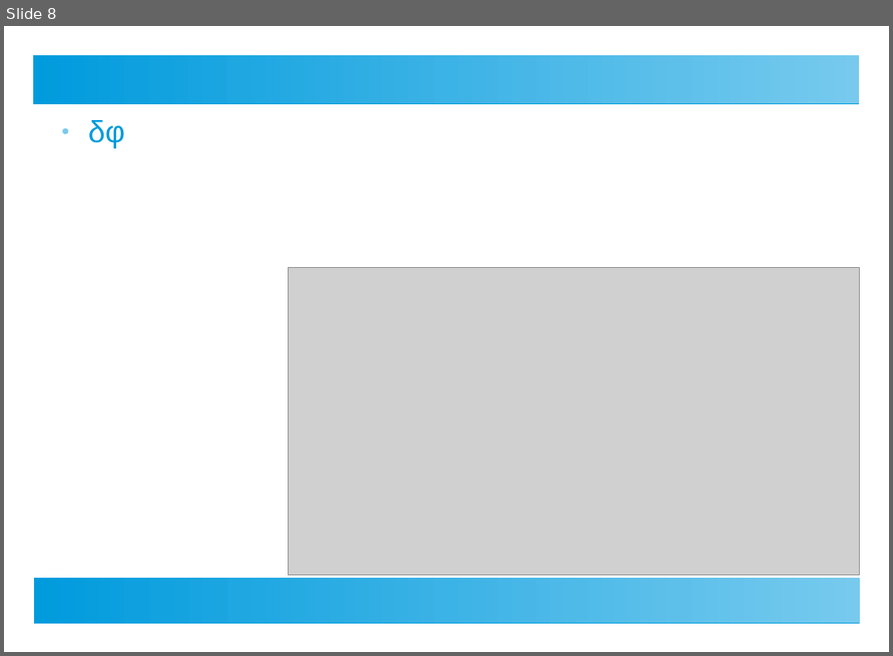
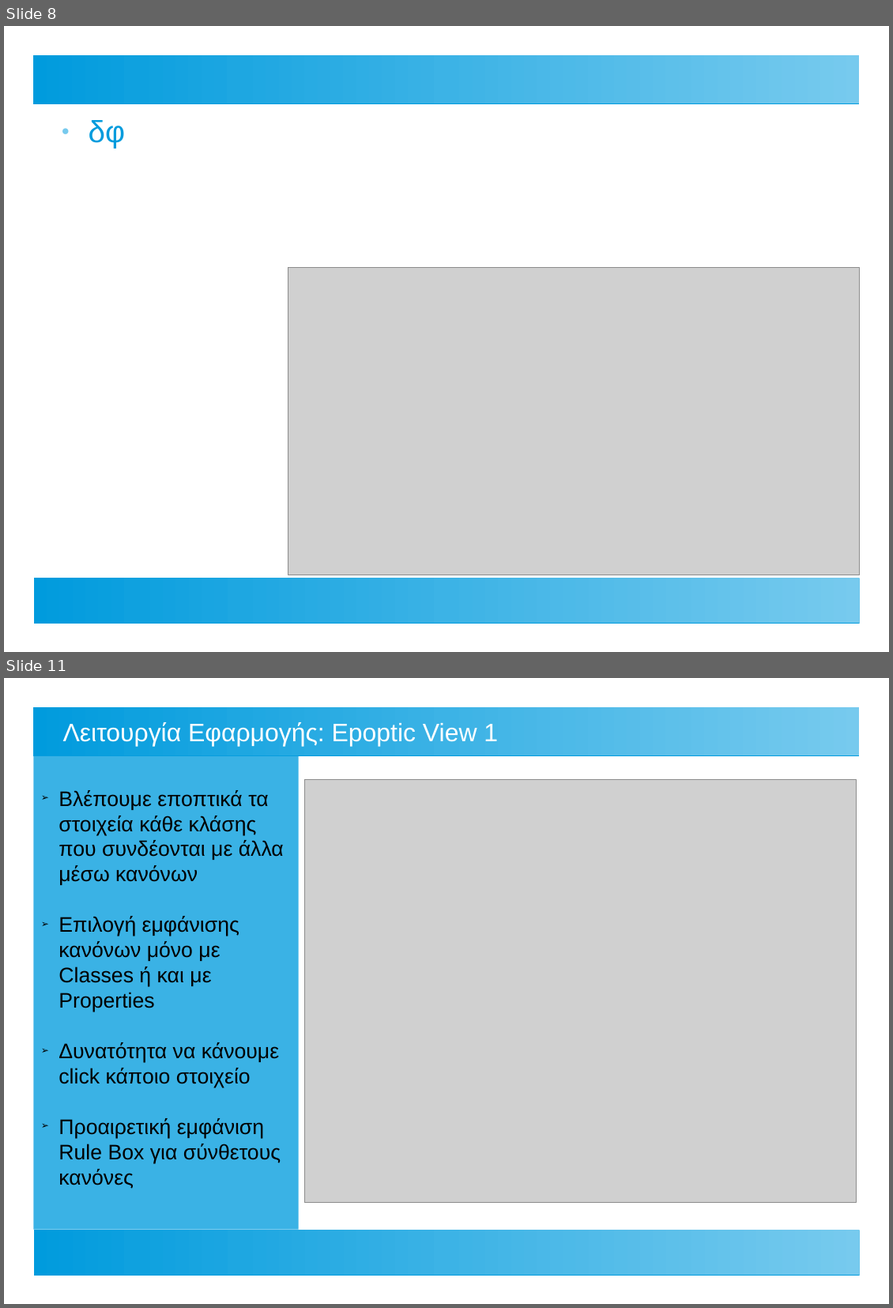
Before and after one commit to ThanosApostolou/omv, a slide deck: docs/thesis presentation.odp. Shown one above the other, each under a label of ours: slide 8 before the commit, slides 8 and 11 after it; the slides between them are not shown. The pictures are 893x656 and 893x1308 pixels, drawn with LibreOffice and Linux fonts; fonts in the diff are those of the drawing; grey boxes stand for pictures. Boxes give left, top, right and bottom in pixels: in the first picture for what was removed or moved away, otherwise in the second. Text is boxed around its words. In the diff, an @@ line names an element or a change of style, - is before the commit and + after.

```diff
--- a/docs/thesis presentation.odp
+++ b/docs/thesis presentation.odp
@@ slide 11 added at (x1=4, y1=678, x2=889, y2=1304), background #FFFFFF; not listed: 2 template elements that a slide beside it also shows @@
@@ title added at (x1=63, y1=722, x2=498, y2=747), 24 pt, text #FFFFFF @@
+Λειτουργία Εφαρμογής: Epoptic View 1
@@ rectangle added at (x1=33, y1=756, x2=299, y2=1229), fill #3AB2E5, 20 pt, text #000000 @@
+➢ Βλέπουμε εποπτικά τα στοιχεία κάθε κλάσης που συνδέονται με άλλα μέσω κανόνων
+➢ Επιλογή εμφάνισης κανόνων μόνο με Classes ή και με Properties
+➢ Δυνατότητα να κάνουμε click κάποιο στοιχείο
+➢ Προαιρετική εμφάνιση Rule Box για σύνθετους κανόνες
@@ picture added at (x1=304, y1=779, x2=856, y2=1203) @@
```
Also in this commit, not shown: 3 slides changed, 5 other slides added, 1 slide removed, 1 other file.
